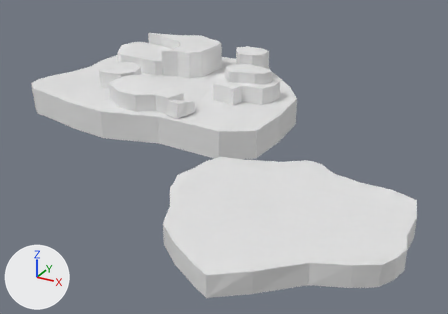
Before and after pictures for a commit that changed the Blender file Assets/models/modelsPepitosWelt/lv2.blend.
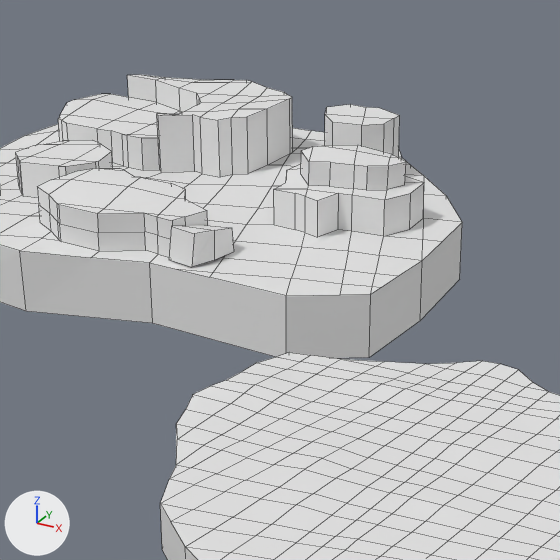
Old and new are each drawn whole from a 50 mm camera at (74.0, -182.0, 118.0) aimed at (-64.0, 69.0, -7.0) and again close up on the part from 20% to 76% of the width and 0% to 79% of the height. The lights are fixed; the arrows at lower left show +X, +Y and +Z. The last two pictures show the newer version. The close-ups show mesh edges as thin lines.

The scene before the commit, as lines of its bpy script (objects in view):
```python
me_cylinder_003 = bpy.data.meshes.new('Cylinder.003')
me_cylinder_003.from_pydata(...)  # 738 vertices, 665 faces; spans x -7.17..1.55, y -1.77..6.71, z -0.58..1.96
me_cylinder_005 = bpy.data.meshes.new('Cylinder.005')
me_cylinder_005.from_pydata(...)  # 20 vertices, 14 faces; spans x -3.88..-3.131, y 2.453..3.387, z 0.303..1.126
ob_cylinder = bpy.data.objects.new('Cylinder', me_cylinder_003)
ob_cylinder.location = (0.0, 0.0, 0.0)
ob_cylinder.scale = (28.5, 28.5, 13.1)
ob_cylinder_001 = bpy.data.objects.new('Cylinder.001', me_cylinder_005)
ob_cylinder_001.location = (0.1, -0.7, 0.9)
ob_cylinder_001.scale = (28.5, 28.5, 13.1)
```
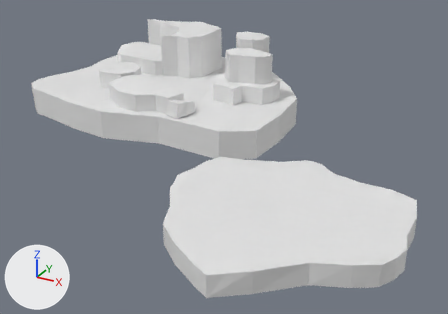
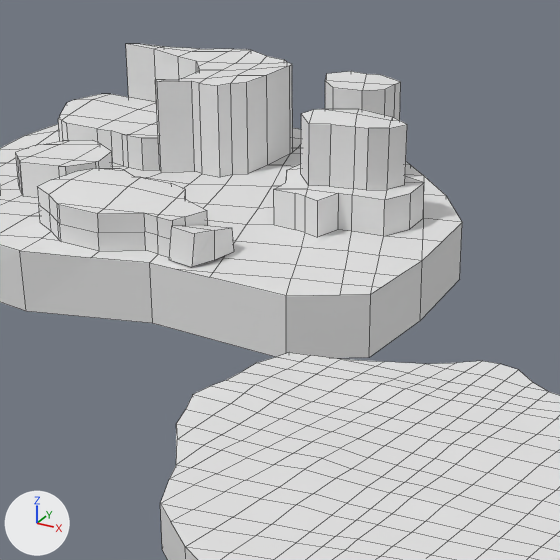
What changed in the scene script:
```text
Change me_cylinder_003:
    used by ob_cylinder; location = (0.0, 0.0, 0.0); scale = (28.5, 28.5, 13.1)
    remove me_cylinder_003.from_pydata(...)  # 738 vertices, 665 faces; spans x -7.17..1.55, y -1.77..6.71, z -0.58..1.96
    add me_cylinder_003.from_pydata(...)  # 738 vertices, 665 faces; spans x -7.17..1.55, y -1.77..6.71, z -0.58..2.68
    me_cylinder_003 part 1: all 65 vertices in x -6.08..-2.22, y 3.81..6.23, z 1.77..1.96 are moved by (0.0, 0.0, 0.72)
```

Where the change shows, as pixel boxes (x1, y1, x2, y2) in the close-ups (560 x 560 px; the box of a moved part takes in the faces that stretch with it):
'Cylinder', reshaped
    before: (0, 75, 560, 560)
    after: (0, 44, 560, 560)
part 1 of me_cylinder_003, moved or reshaped
    before: (127, 75, 406, 190)
    after: (126, 44, 407, 190)
